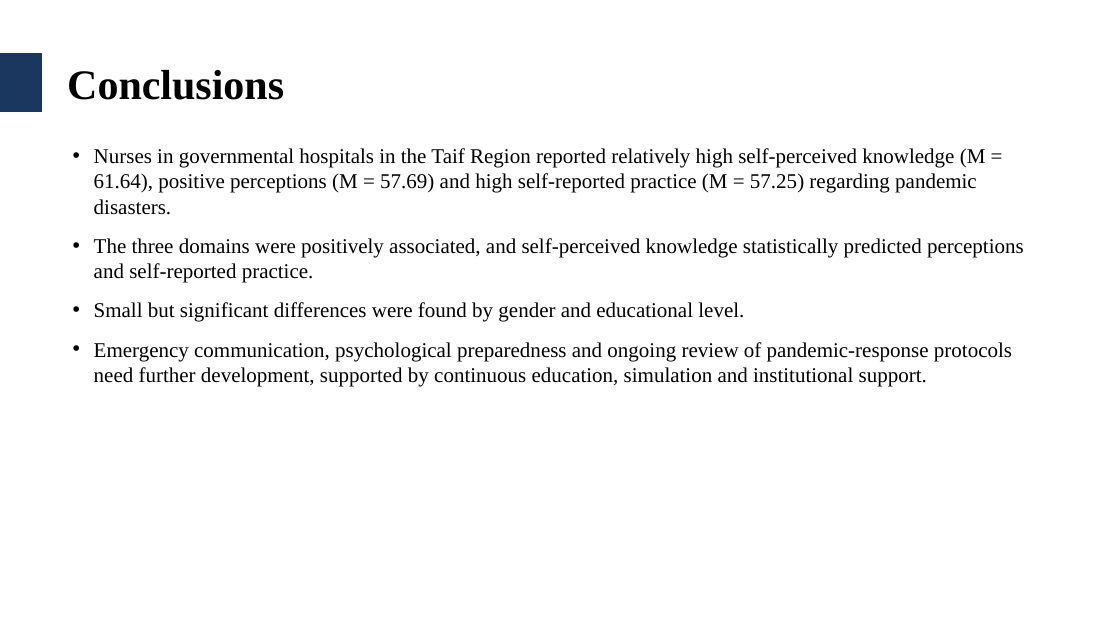
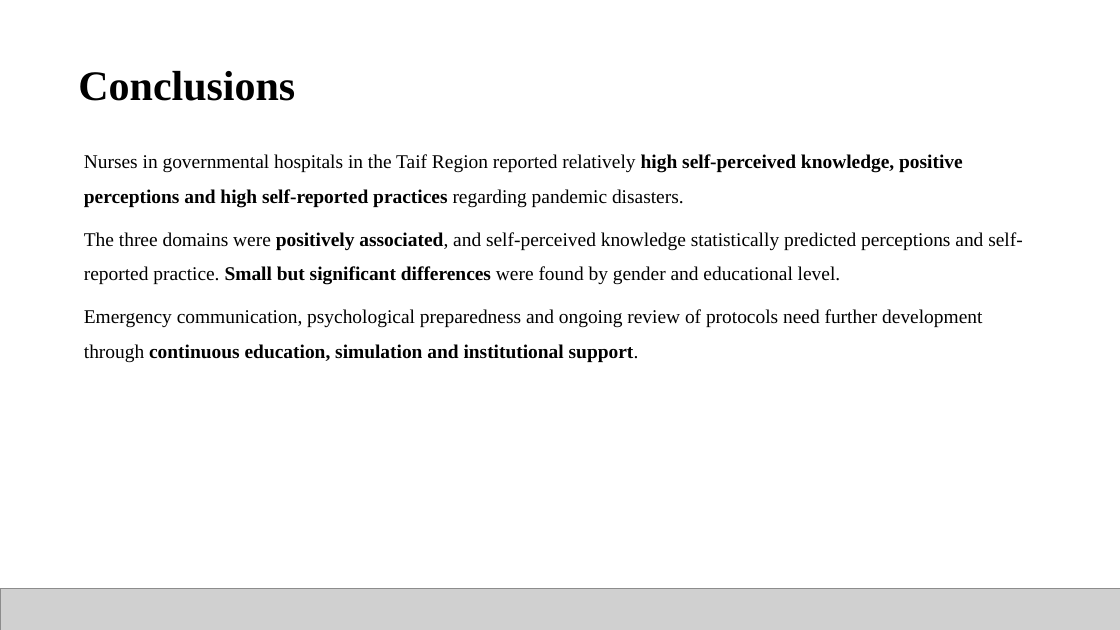
Before and after one commit to alinoshiliabunader-arch/CIPC, a slide deck: slide 40 of Samirah_Alkhaldi_Thesis_Defense.pptx (slide 39 before the commit). Drawn at 1120x630 pixels with LibreOffice and Linux fonts; fonts in the diff are those of the drawing; grey boxes stand for pictures; background and template pictures are left out. Boxes give left, top, right and bottom in pixels: in the first picture for what was removed or moved away, otherwise in the second. Text is boxed around its words. In the diff, an @@ line names an element or a change of style, - is before the commit and + after.

```diff
--- a/Samirah_Alkhaldi_Thesis_Defense.pptx
+++ b/Samirah_Alkhaldi_Thesis_Defense.pptx
@@ rectangle removed at [0, 53, 42, 112] @@
@@ text "Conclusions": place and size @@
-text "Conclusions" at [67, 70, 284, 100]
+text "Conclusions" at [78, 71, 295, 101]
@@ text at [84, 154, 1022, 363]: text changed; size 27 to 25 pt @@
-• Nurses in governmental hospitals in the Taif Region reported relatively high self-perceived knowledge (M = 61.64), positive perceptions (M = 57.69) and high self-reported practice (M = 57.25) regarding pandemic disasters.
-• The three domains were positively associated, and self-perceived knowledge statistically predicted perceptions and self-reported practice.
-• Small but significant differences were found by gender and educational level.
-• Emergency communication, psychological preparedness and ongoing review of pandemic-response protocols need further development, supported by continuous education, simulation and institutional support.
+Nurses in governmental hospitals in the Taif Region reported relatively high self-perceived knowledge, positive perceptions and high self-reported practices regarding pandemic disasters.
+The three domains were positively associated, and self-perceived knowledge statistically predicted perceptions and self-reported practice. Small but significant differences were found by gender and educational level.
+Emergency communication, psychological preparedness and ongoing review of protocols need further development through continuous education, simulation and institutional support.
@@ picture added at [0, 588, 1120, 630] @@
@@ page number removed at [1058, 595, 1103, 623] @@
-39
```
Also in this commit, not shown: 40 other slides changed, 3 slides added, 2 slides removed.
